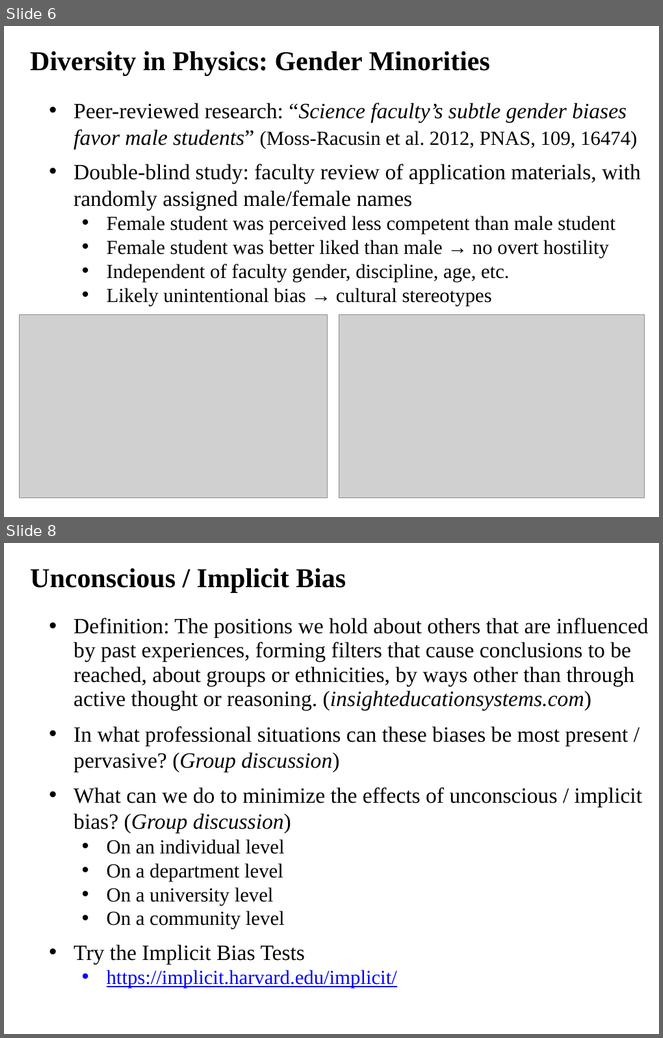
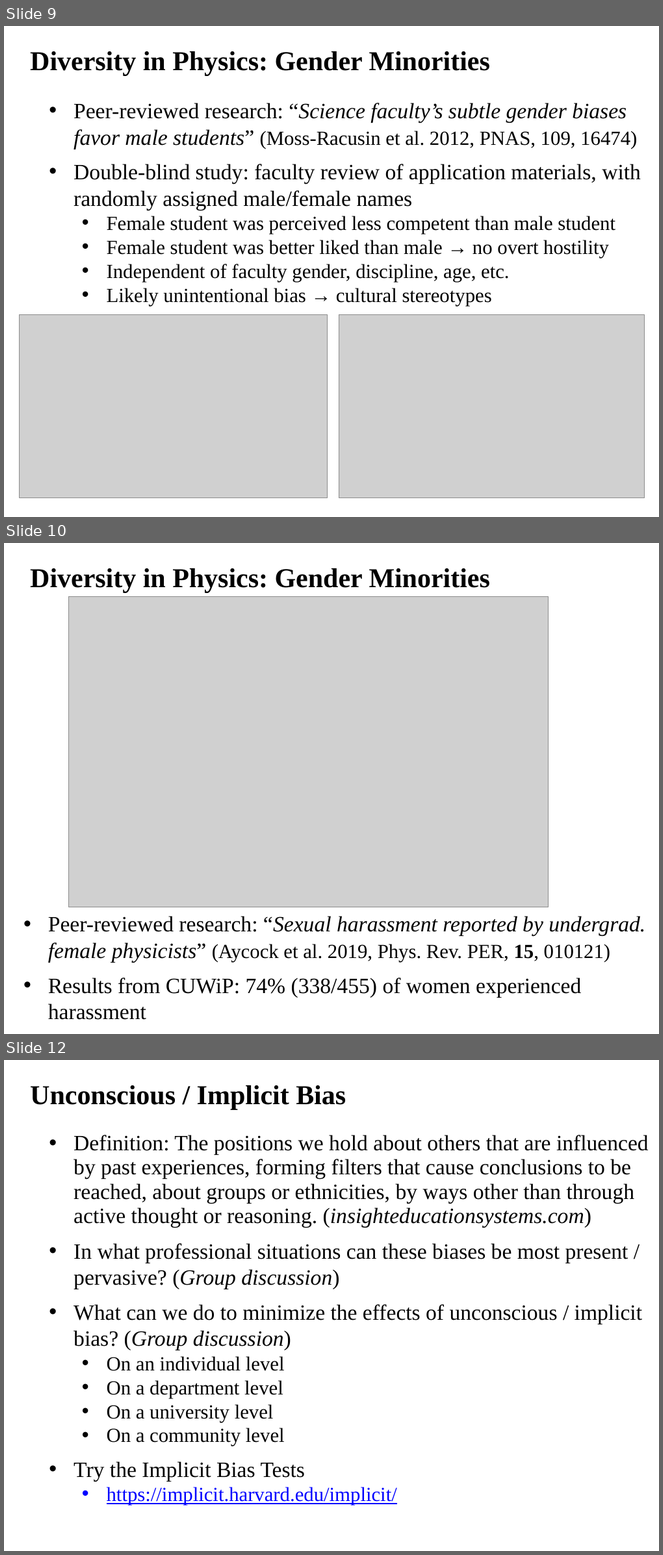
Before and after one commit to ajvanderhorst/PhysicsCapstoneGW, a slide deck: Topics/Slides/ClassCommunity2DiversityInclusion.pptx. Shown one above the other, each under a label of ours: slides 6 and 8 before the commit, slides 9, 10 and 12 after it; the slides between them are not shown. The pictures are 663x1038 and 663x1555 pixels, drawn with LibreOffice and Linux fonts; fonts in the diff are those of the drawing; grey boxes stand for pictures. Boxes give left, top, right and bottom in pixels: in the first picture for what was removed or moved away, otherwise in the second. Text is boxed around its words. In the diff, an @@ line names an element or a change of style, - is before the commit and + after.

```diff
--- a/Topics/Slides/ClassCommunity2DiversityInclusion.pptx
+++ b/Topics/Slides/ClassCommunity2DiversityInclusion.pptx
@@ slide 10 added at [4, 543, 659, 1034], background #FFFFFF @@
@@ text added at [30, 568, 490, 592], 30 pt, text #000000, bold @@
+Diversity in Physics: Gender Minorities
@@ picture added at [69, 597, 549, 907] @@
@@ text added at [48, 916, 646, 1020], 24 pt, text #000000 @@
+• Peer-reviewed research: “Sexual harassment reported by undergrad. female physicists” (Aycock et al. 2019, Phys. Rev. PER, 15, 010121)
+• Results from CUWiP: 74% (338/455) of women experienced harassment
@@ what was slide 6 is now slide 9 @@
@@ what was slide 8 is now slide 12 @@
```
Also in this commit, not shown: 2 slides changed, 4 other slides added, 2 other files.
